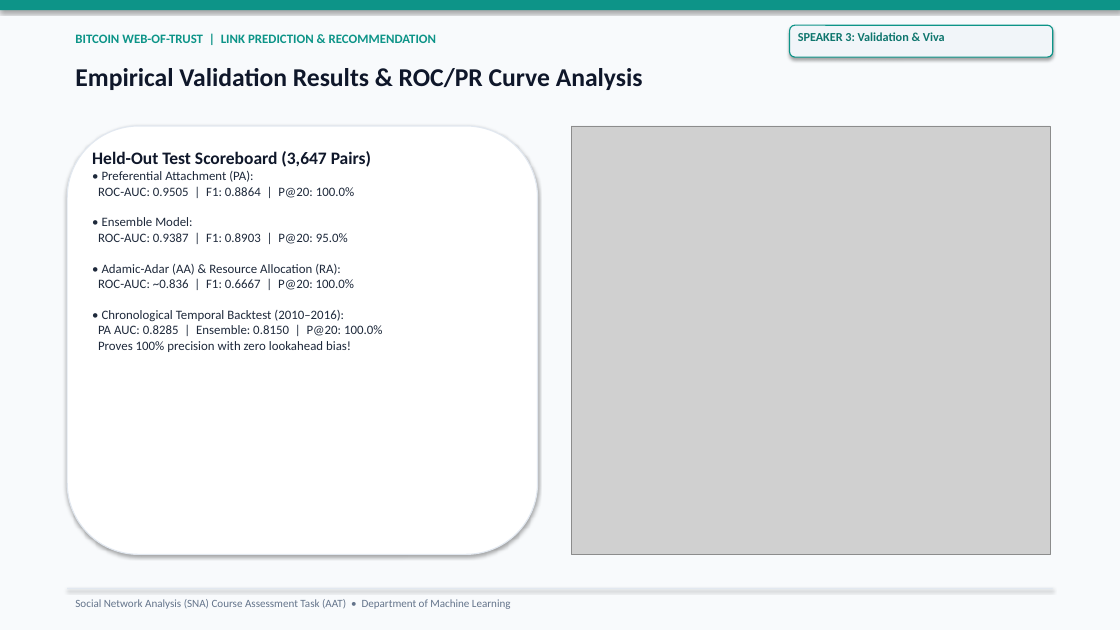
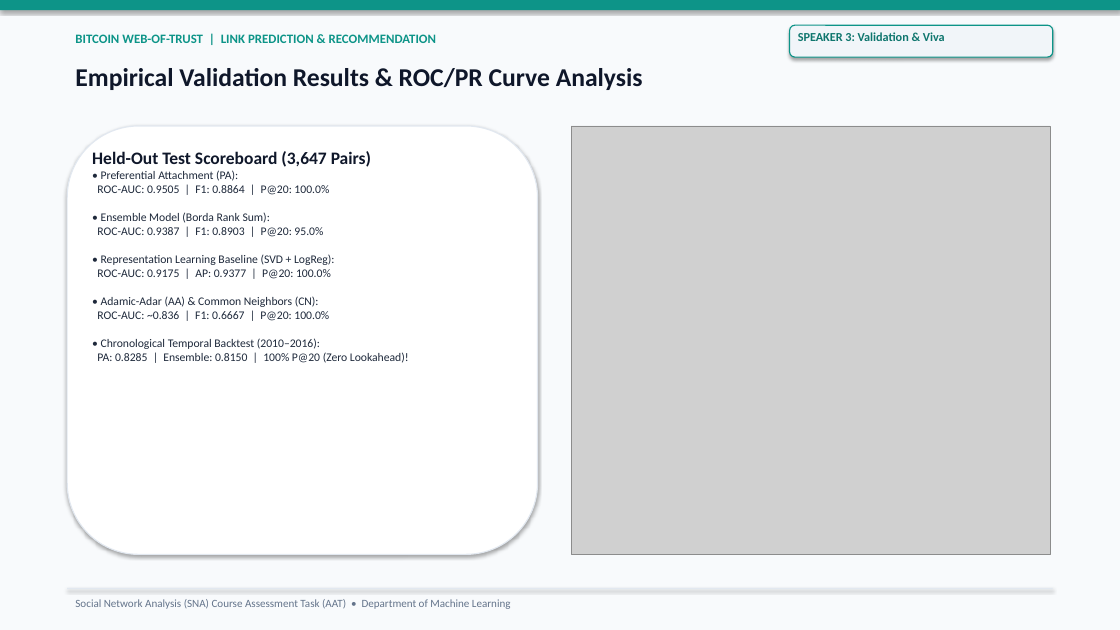
Before and after one commit to Lion4467cat/bitcoin-trust-link-prediction, a slide deck: slide 10 of slides/link_prediction_presentation.pptx. Drawn at 1120x630 pixels with LibreOffice and Linux fonts; fonts in the diff are those of the drawing; grey boxes stand for pictures. Boxes give left, top, right and bottom in pixels: in the first picture for what was removed or moved away, otherwise in the second. Text is boxed around its words. In the diff, an @@ line names an element or a change of style, - is before the commit and + after.

Commit message:
Implement Graph Representation Learning Baseline (SVD + LogReg) and Trust Chain Provenance Explorer

```diff
--- a/slides/link_prediction_presentation.pptx
+++ b/slides/link_prediction_presentation.pptx
@@ text at [97, 170, 409, 363]: text changed; size 11 to 10 pt @@
-• Preferential Attachment (PA):
-ROC-AUC: 0.9505 | F1: 0.8864 | P@20: 100.0%
-• Ensemble Model:
-ROC-AUC: 0.9387 | F1: 0.8903 | P@20: 95.0%
-• Adamic-Adar (AA) & Resource Allocation (RA):
-ROC-AUC: ~0.836 | F1: 0.6667 | P@20: 100.0%
-• Chronological Temporal Backtest (2010–2016):
-PA AUC: 0.8285 | Ensemble: 0.8150 | P@20: 100.0%
-Proves 100% precision with zero lookahead bias!
+• Preferential Attachment (PA):
+ROC-AUC: 0.9505 | F1: 0.8864 | P@20: 100.0%
+• Ensemble Model (Borda Rank Sum):
+ROC-AUC: 0.9387 | F1: 0.8903 | P@20: 95.0%
+• Representation Learning Baseline (SVD + LogReg):
+ROC-AUC: 0.9175 | AP: 0.9377 | P@20: 100.0%
+• Adamic-Adar (AA) & Common Neighbors (CN):
+ROC-AUC: ~0.836 | F1: 0.6667 | P@20: 100.0%
+• Chronological Temporal Backtest (2010–2016):
+PA: 0.8285 | Ensemble: 0.8150 | 100% P@20 (Zero Lookahead)!
```
Also in this commit, not shown: 21 other files.
